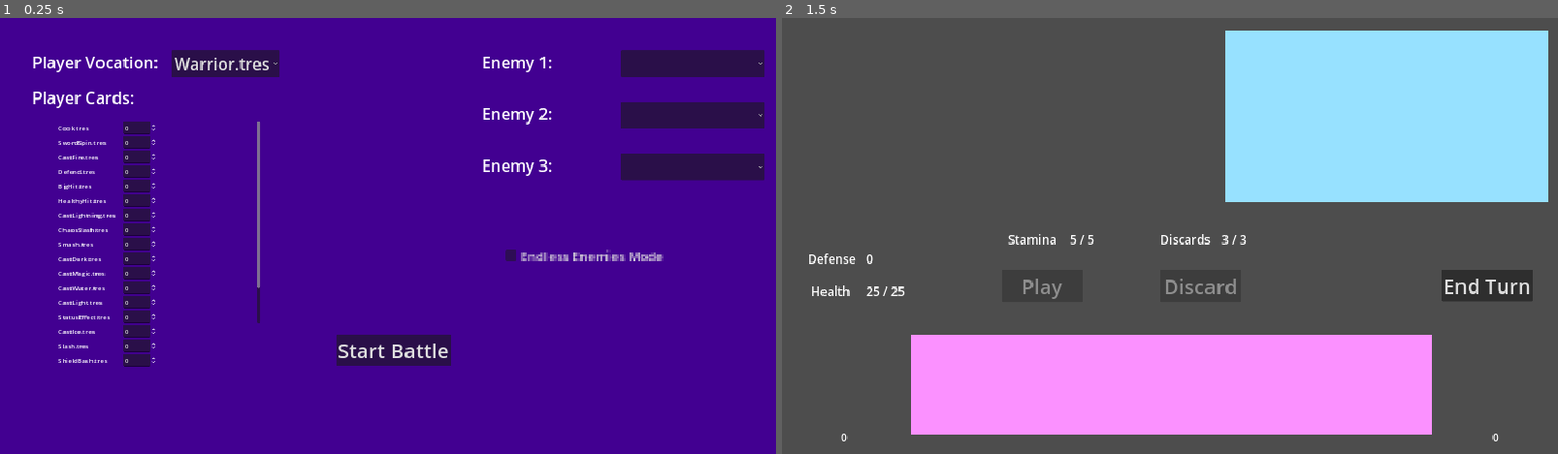
Above: before the commit, frames 1-2 (left to right).
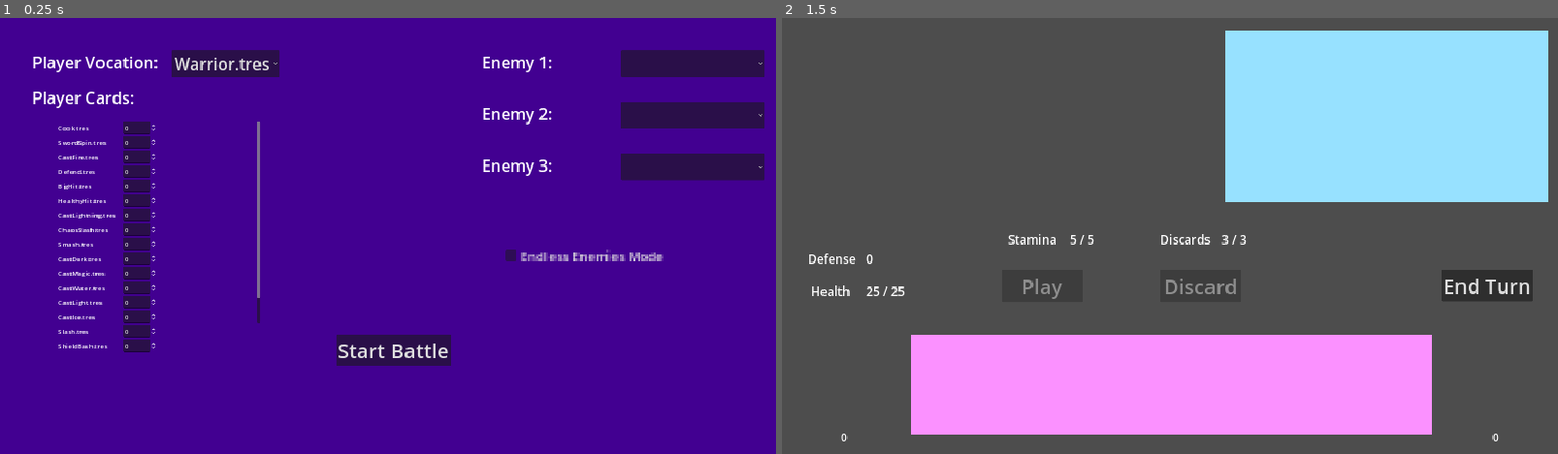
Above: after the commit, the same moments.

Repository: joverlee521/dragon-cards
Game: Godot game, scene res://scenes/card_battle/start_screen.tscn
Two runs of this game, one before a commit and one after it. Both use one fixed random seed, a clock stepped at 60 frames per second and the inputs below. The project has no main scene, so this scene is started directly.
Inputs (mouse positions are in pixels of both pictures, inside the frame that each line leads up to):
- Up to frame 1 (0.25 s): no input
- Up to frame 2 (1.5 s): click "Start Battle" at 0.5 s; tap Enter at 1.25 s; move the mouse to (1340, 214) at 1.27 s; press the mouse at (1340, 214) at 1.28 s; hold Right from 1.28 s (still down)

The runs differ from the first frame. In frame 1, 0.2% of the frame differs, in the area x 7-34%, y 61-80%; in frame 2, nothing differs.

Commit message:
Move individual card resources to CardAttributes/Cards

Diff:
--- a/resources/CardAttributes/ChaosSlash.tres
+++ b/resources/CardAttributes/Cards/ChaosSlash.tres
@@ -1,7 +1,7 @@
 [gd_resource type="Resource" load_steps=9 format=3 uid="uid://cxf58rebj6g7y"]
 
 [ext_resource type="Texture2D" uid="uid://cjp8ldo0aecg3" path="res://art/PixelCardArt/CardRPGPack/Card RPG items/weapon_spear4.png" id="1_afij2"]
-[ext_resource type="Script" path="res://resources/CardAttributes/ChaosSlash.gd" id="2_qnyll"]
+[ext_resource type="Script" path="res://resources/CardAttributes/Cards/ChaosSlash.gd" id="2_qnyll"]
 
 [sub_resource type="AtlasTexture" id="AtlasTexture_s8fqe"]
 atlas = ExtResource("1_afij2")
--- a/resources/CardAttributes/Cook.tres
+++ b/resources/CardAttributes/Cards/Cook.tres
@@ -1,7 +1,7 @@
 [gd_resource type="Resource" load_steps=9 format=3 uid="uid://dja6u3gunfj10"]
 
 [ext_resource type="Texture2D" uid="uid://cxm6qw1xvjd8q" path="res://art/PixelCardArt/CardRPGPack/card rpg icons&objects/kimchi.png" id="1_71h5r"]
-[ext_resource type="Script" path="res://resources/CardAttributes/Cook.gd" id="2_blyg8"]
+[ext_resource type="Script" path="res://resources/CardAttributes/Cards/Cook.gd" id="2_blyg8"]
 
 [sub_resource type="AtlasTexture" id="AtlasTexture_q3wbp"]
 atlas = ExtResource("1_71h5r")
--- a/resources/CardAttributes/HealthyHit.tres
+++ b/resources/CardAttributes/Cards/HealthyHit.tres
@@ -1,7 +1,7 @@
 [gd_resource type="Resource" load_steps=9 format=3 uid="uid://fp8tn2kqjvcq"]
 
 [ext_resource type="Texture2D" uid="uid://tromqipaql6u" path="res://art/PixelCardArt/CardRPGPack/Card RPG items/weapon_axe1.png" id="1_dbj52"]
-[ext_resource type="Script" path="res://resources/CardAttributes/HealthyHit.gd" id="2_pstuw"]
+[ext_resource type="Script" path="res://resources/CardAttributes/Cards/HealthyHit.gd" id="2_pstuw"]
 
 [sub_resource type="AtlasTexture" id="AtlasTexture_561bi"]
 atlas = ExtResource("1_dbj52")
--- a/resources/CardAttributes/ShieldBash.tres
+++ b/resources/CardAttributes/Cards/ShieldBash.tres
@@ -2,7 +2,7 @@
 
 [ext_resource type="Texture2D" uid="uid://2yfc8cad37e4" path="res://art/PixelCardArt/CardRPGPack/Card RPG items/Accessory_orb2.png" id="1_raufc"]
 [ext_resource type="Texture2D" uid="uid://b8yvew12myo05" path="res://art/PixelCardArt/FantasyCardPack/pixelCardAssest_V01.png" id="2_2slga"]
-[ext_resource type="Script" path="res://resources/CardAttributes/ShieldBash.gd" id="3_u8nhu"]
+[ext_resource type="Script" path="res://resources/CardAttributes/Cards/ShieldBash.gd" id="3_u8nhu"]
 
 [sub_resource type="AtlasTexture" id="AtlasTexture_deh3j"]
 resource_local_to_scene = true
--- a/scenes/card_battle/card.tscn
+++ b/scenes/card_battle/card.tscn
@@ -1,7 +1,7 @@
 [gd_scene load_steps=16 format=3 uid="uid://c87eb4clrv66s"]
 
 [ext_resource type="Script" path="res://scenes/card_battle/card.gd" id="1_wb7gf"]
-[ext_resource type="Resource" uid="uid://b3nwx43xccah1" path="res://resources/CardAttributes/CastMagic.tres" id="2_oqi6r"]
+[ext_resource type="Resource" uid="uid://b3nwx43xccah1" path="res://resources/CardAttributes/Cards/CastMagic.tres" id="2_oqi6r"]
 [ext_resource type="Texture2D" uid="uid://b8yvew12myo05" path="res://art/PixelCardArt/FantasyCardPack/pixelCardAssest_V01.png" id="3_ikhnl"]
 [ext_resource type="Texture2D" uid="uid://iph45183s2ur" path="res://art/PixelCardArt/FantasyCardPack/squareCircle_vector.png" id="4_7ba08"]
 [ext_resource type="Texture2D" uid="uid://oupeb7ksmnv8" path="res://art/PixelCardArt/CardRPGPack/Card RPG items/armor_cloth5.png" id="5_818mc"]
--- a/scenes/card_battle/start_screen.gd
+++ b/scenes/card_battle/start_screen.gd
@@ -2,7 +2,7 @@
 
 
 const player_vocations_dir = "res://resources/Characters/PlayerVocations/"
-const cards_dir = "res://resources/CardAttributes/"
+const cards_dir = "res://resources/CardAttributes/Cards/"
 const enemies_dir = "res://scenes/enemies/"
 
 var player_vocations = get_resources(player_vocations_dir, "tres", ["Vocation.tres"])
Renamed: resources/CardAttributes/BigHit.tres -> resources/CardAttributes/Cards/BigHit.tres
Renamed: resources/CardAttributes/CastDark.tres -> resources/CardAttributes/Cards/CastDark.tres
Renamed: resources/CardAttributes/CastFire.tres -> resources/CardAttributes/Cards/CastFire.tres
Renamed: resources/CardAttributes/CastIce.tres -> resources/CardAttributes/Cards/CastIce.tres
Renamed: resources/CardAttributes/CastLight.tres -> resources/CardAttributes/Cards/CastLight.tres
Renamed: resources/CardAttributes/CastLightning.tres -> resources/CardAttributes/Cards/CastLightning.tres
Renamed: resources/CardAttributes/CastMagic.tres -> resources/CardAttributes/Cards/CastMagic.tres
Renamed: resources/CardAttributes/CastWater.tres -> resources/CardAttributes/Cards/CastWater.tres
Renamed: resources/CardAttributes/ChaosSlash.gd -> resources/CardAttributes/Cards/ChaosSlash.gd
Renamed: resources/CardAttributes/Cook.gd -> resources/CardAttributes/Cards/Cook.gd
Renamed: resources/CardAttributes/Defend.tres -> resources/CardAttributes/Cards/Defend.tres
Renamed: resources/CardAttributes/HealthyHit.gd -> resources/CardAttributes/Cards/HealthyHit.gd
(and 4 more such lines)
